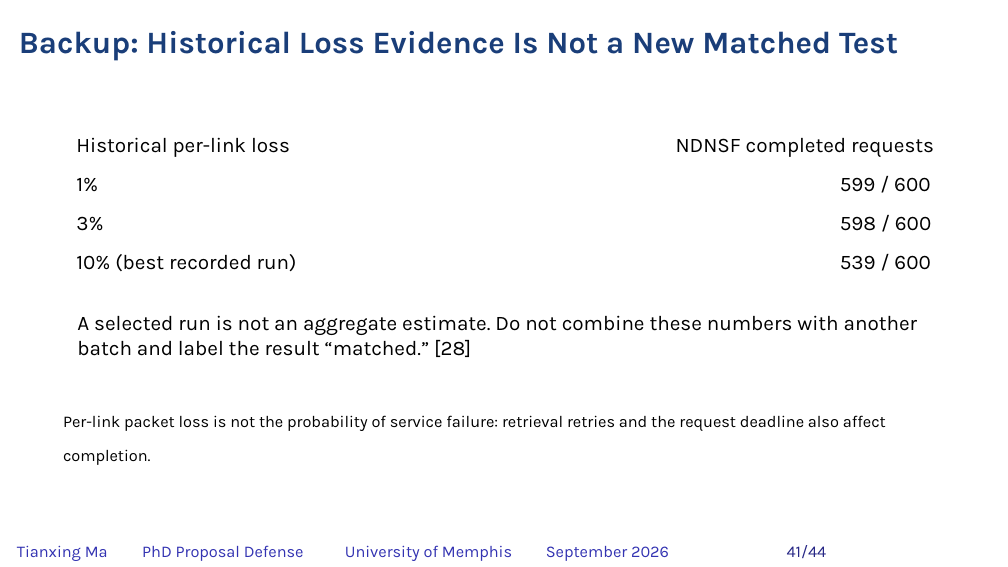
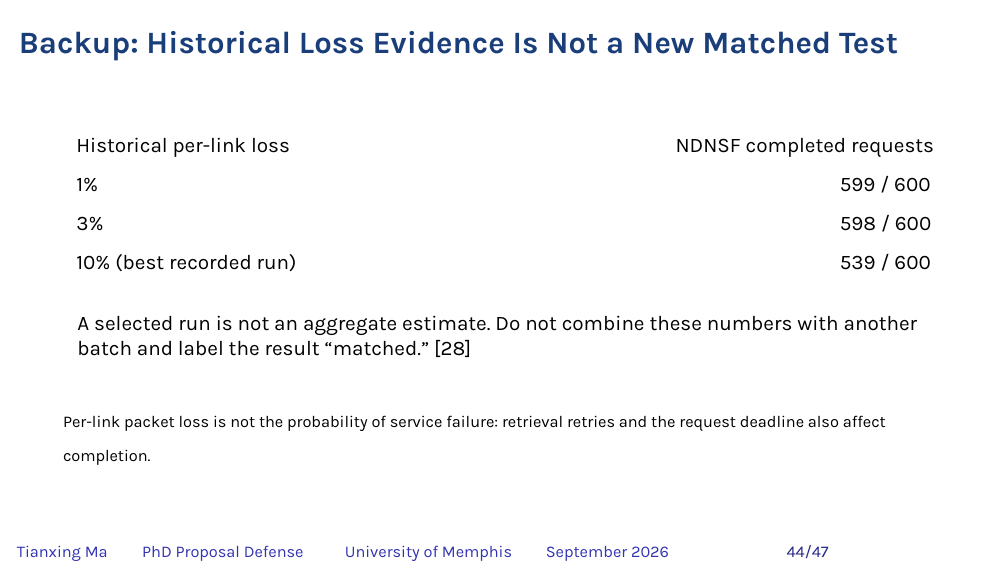
Before and after one commit to matianxing1992/NDN_Service_Framework, a slide deck: slide 44 of docs/PAPER/proposal-defense/slides/NDNSF_proposal_hybrid_editable.pptx (slide 41 before the commit). Drawn at 1008x567 pixels with LibreOffice and Linux fonts; fonts in the diff are those of the drawing; background and template pictures are left out. Boxes give left, top, right and bottom in pixels: in the first picture for what was removed or moved away, otherwise in the second. Text is boxed around its words. In the diff, an @@ line names an element or a change of style, - is before the commit and + after.

```diff
--- a/docs/PAPER/proposal-defense/slides/NDNSF_proposal_hybrid_editable.pptx
+++ b/docs/PAPER/proposal-defense/slides/NDNSF_proposal_hybrid_editable.pptx
@@ text at [787, 545, 829, 558]: text changed @@
-41/44
+44/47
```
Also in this commit, not shown: 42 other slides changed, 3 slides added, 22 other files.
